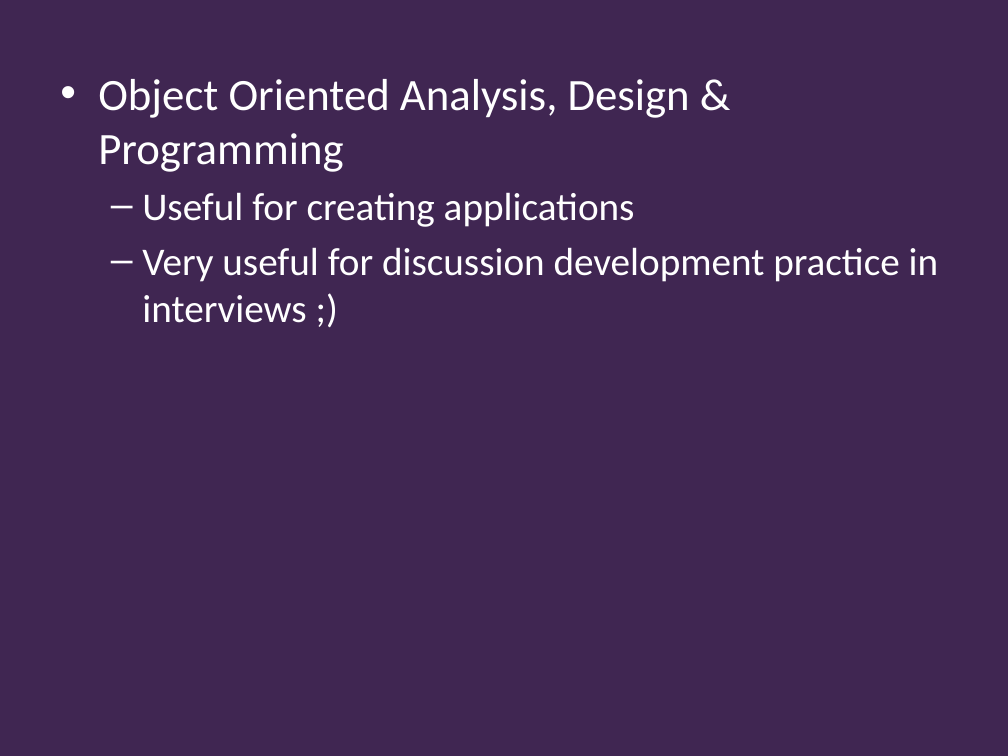
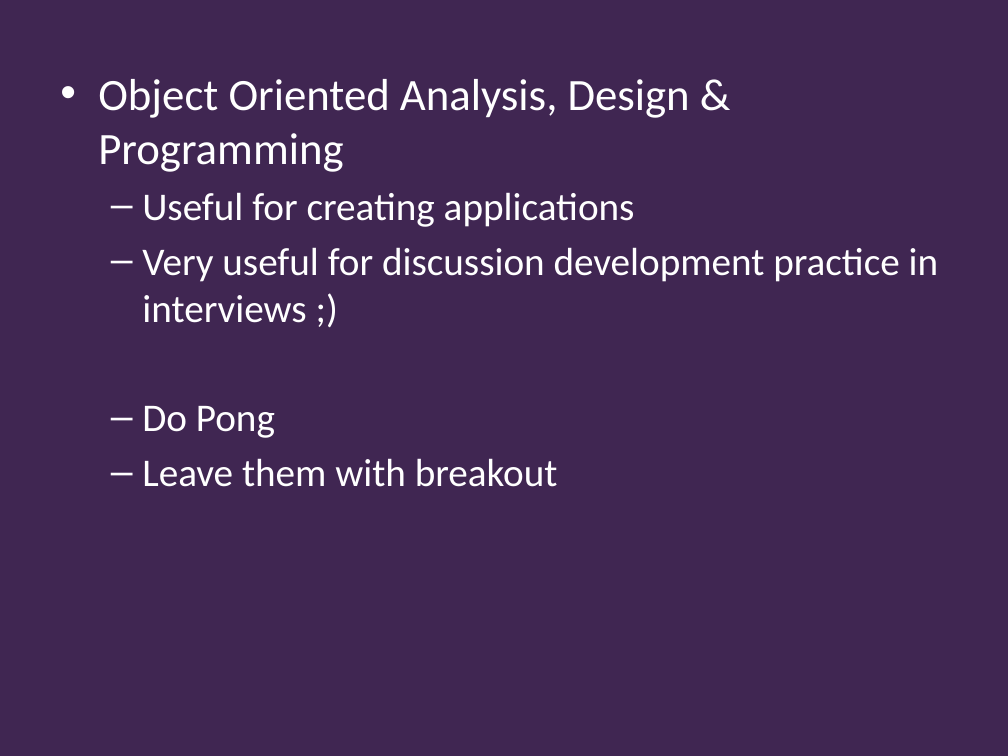
Before and after one commit to Falmouth-Games-Academy/ba-course-materials, a slide deck: slide 7 of GAM340/05/programming/2019-20-GAM340-05-programming-workshop.pptx (slide 6 before the commit). Drawn at 1008x756 pixels with LibreOffice and Linux fonts; fonts in the diff are those of the drawing; background and template pictures are left out. Boxes give left, top, right and bottom in pixels: in the first picture for what was removed or moved away, otherwise in the second. Text is boxed around its words. In the diff, an @@ line names an element or a change of style, - is before the commit and + after.

Commit message:
GA<340W5-pong WiP

```diff
--- a/GAM340/05/programming/2019-20-GAM340-05-programming-workshop.pptx
+++ b/GAM340/05/programming/2019-20-GAM340-05-programming-workshop.pptx
@@ text at (142, 406, 558, 487): paragraphs added @@
+  – Do Pong
+  – Leave them with breakout
```
Also in this commit, not shown: 1 other slide changed, 13 slides added, 18 other files.
